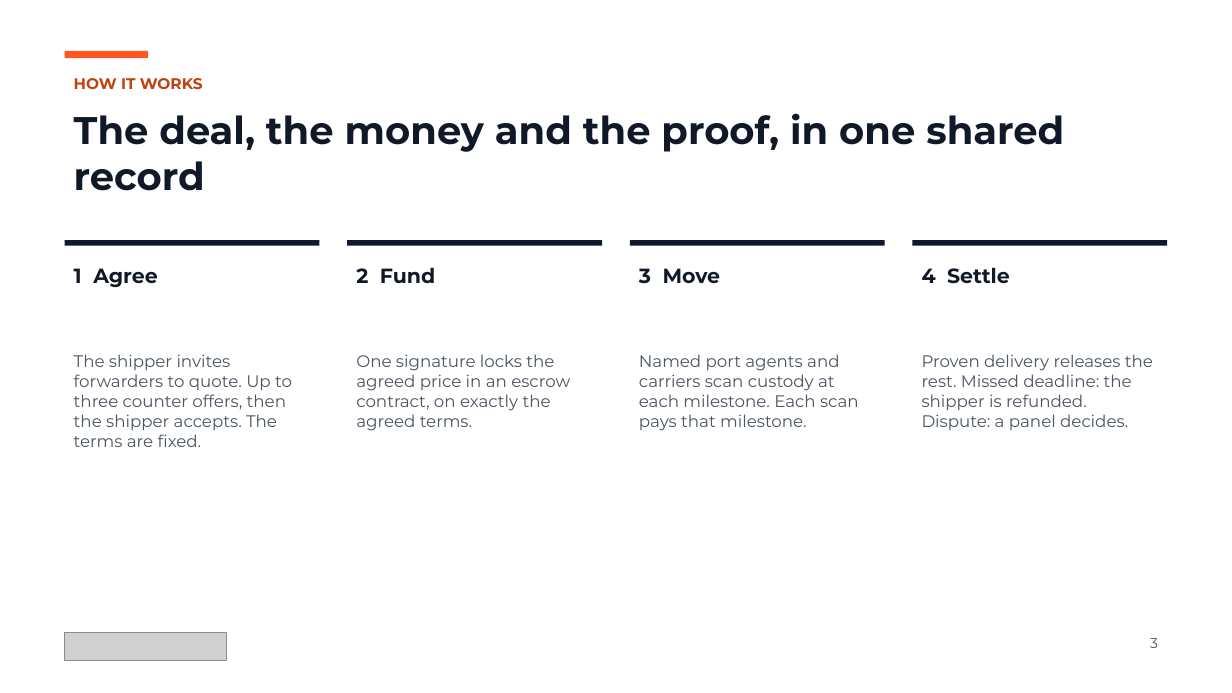
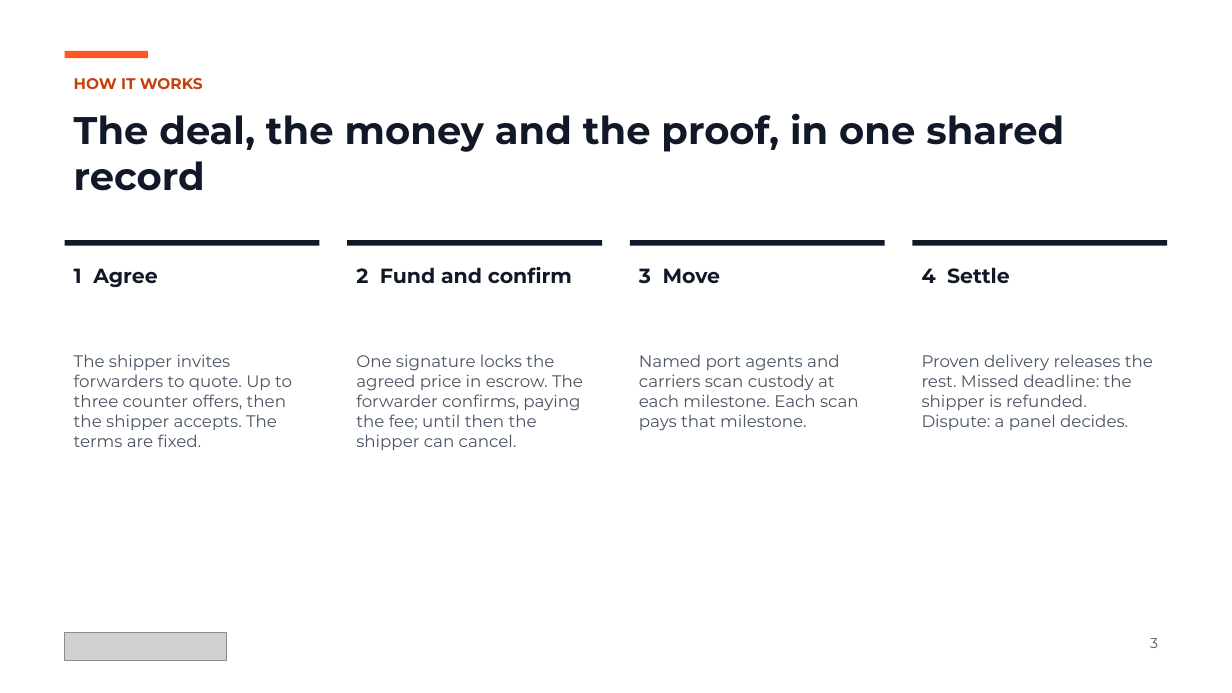
Before and after one commit to shanepreater/gajufreight, a slide deck: slide 3 of docs/pitch/gajufreight-pitch-deck.pptx. Drawn at 1232x693 pixels with LibreOffice and Linux fonts; fonts in the diff are those of the drawing; grey boxes stand for pictures. Boxes give left, top, right and bottom in pixels: in the first picture for what was removed or moved away, otherwise in the second. Text is boxed around its words. In the diff, an @@ line names an element or a change of style, - is before the commit and + after.

```diff
--- a/docs/pitch/gajufreight-pitch-deck.pptx
+++ b/docs/pitch/gajufreight-pitch-deck.pptx
@@ text at [356, 267, 572, 283]: text changed @@
-2 Fund
+2 Fund and confirm
@@ text at [356, 354, 583, 451]: text changed @@
-One signature locks the agreed price in an escrow contract, on exactly the agreed terms.
+One signature locks the agreed price in escrow. The forwarder confirms, paying the fee; until then the shipper can cancel.
```
Also in this commit, not shown: 6 other files.
